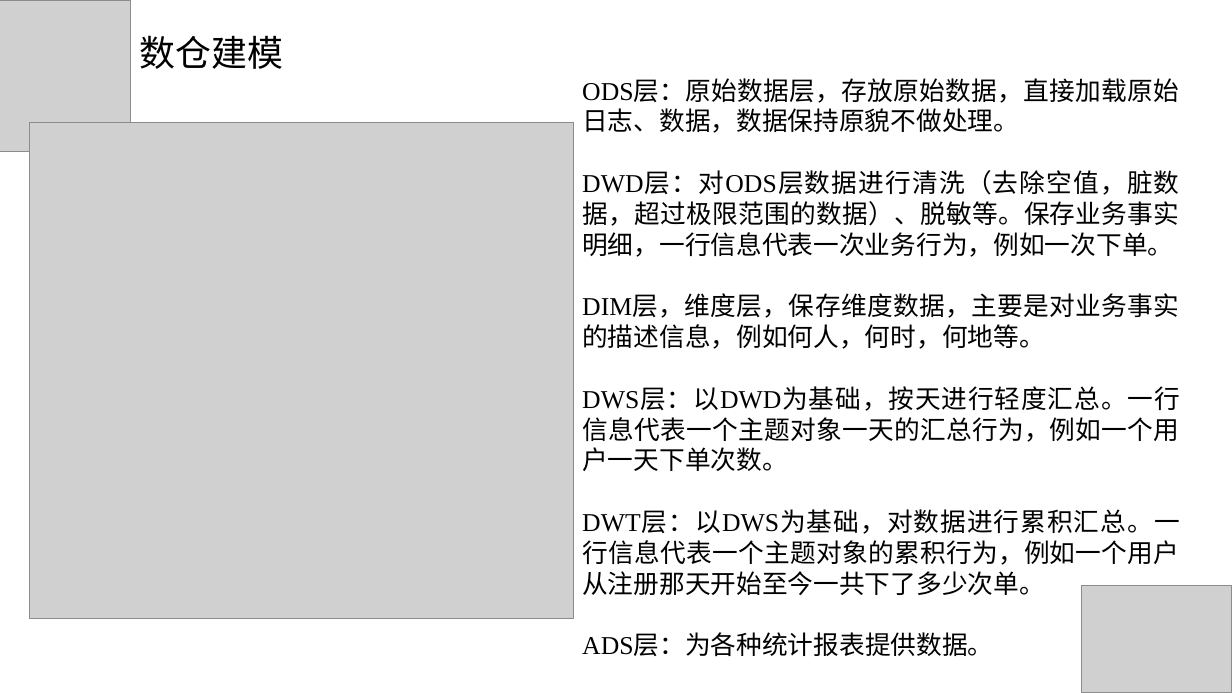
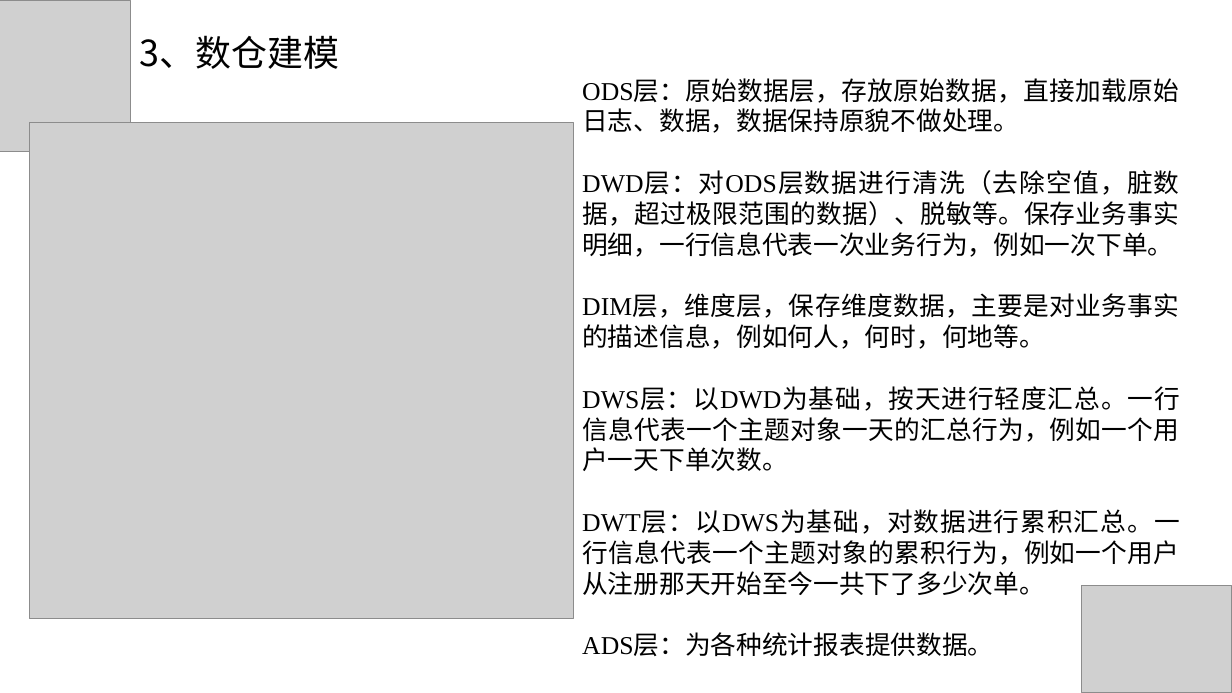
Before and after one commit to hunter95671/DataWarehouse, a slide deck: slide 11 of 电商离线数据仓库流程架构.pptx. Drawn at 1232x693 pixels with LibreOffice and Linux fonts; fonts in the diff are those of the drawing; grey boxes stand for pictures. Boxes give left, top, right and bottom in pixels: in the first picture for what was removed or moved away, otherwise in the second. Text is boxed around its words. In the diff, an @@ line names an element or a change of style, - is before the commit and + after.

```diff
--- a/电商离线数据仓库流程架构.pptx
+++ b/电商离线数据仓库流程架构.pptx
@@ text at bbox=[140, 35, 339, 69]: text changed @@
-数仓建模
+3、数仓建模
```
Also in this commit, not shown: 9 other slides changed, 1 slide added.
